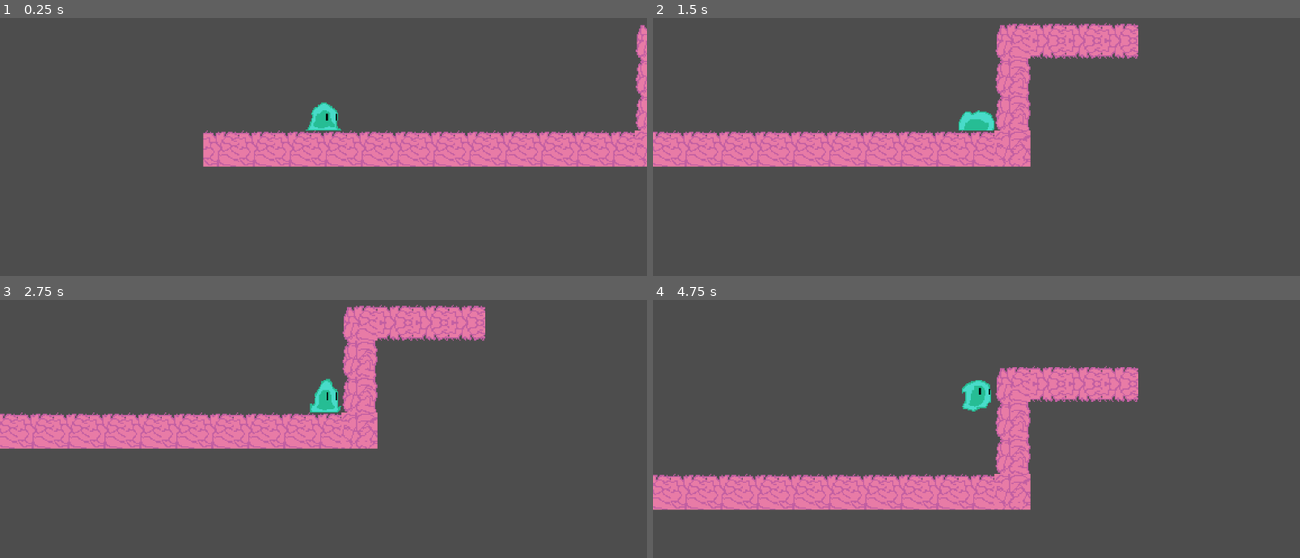
Above: before the commit, frames 1-4 (two rows, left to right).
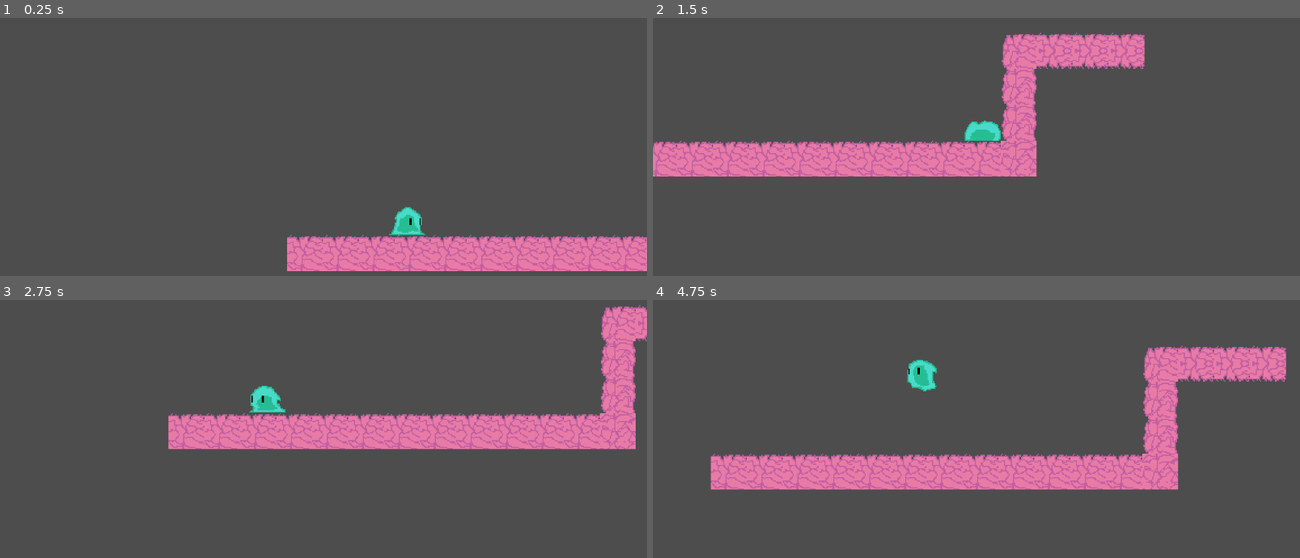
Above: after the commit, the same moments.

Repository: HeyItsEquin/Platformer
Game: Godot game, scene res://Game.tscn
Same seed, same stepped clock (60 frames per second), same inputs: the game is played once before the commit and once after it.
Inputs:
- Up to frame 1 (0.25 s): no input
- Up to frame 2 (1.5 s): hold Ctrl (burrow) 0.53-1.28 s; hold D (move_right) from 0.53 s (still down); tap W (move_up) at 0.77 s; tap Ctrl (burrow) at 1.35 s
- Up to frame 3 (2.75 s): tap W (move_up) at 1.52 s; release D (move_right) at 2.03 s; hold A (move_left) from 2.03 s (still down); hold Ctrl (burrow) from 2.03 s (still down)
- Up to frame 4 (4.75 s): release A (move_left) at 2.78 s; release Ctrl (burrow) at 2.78 s; hold D (move_right) 2.78-4.28 s; tap Ctrl (burrow) at 2.85, 4.35 s; tap W (move_up) at 3.02, 3.77, 4.52 s; hold Ctrl (burrow) 3.53-4.28 s; hold A (move_left) from 4.28 s (still down)

The runs differ from the first frame. In frame 1, 18% of the frame differs, in the area x 31-100%, y 2-99%; in frame 2, 10%; in frame 3, 18%; in frame 4, 22%, in the area x 0-98%, y 17-82%.

Commit message:
I forgor

Diff:
--- a/Game.tscn
+++ b/Game.tscn
@@ -68,3 +68,4 @@
 zoom = Vector2(2, 2)
 script = ExtResource("3_u44n3")
 follow_target = NodePath("../Player")
+follow_speed = 7.0
--- a/main_camera.gd
+++ b/main_camera.gd
@@ -1,10 +1,11 @@
 extends Camera2D
 
 @export var follow_target: Node2D
+@export var follow_speed: float = 8.0
 
 func _ready() -> void:
 	assert(follow_target)
 
-func _process(delta: float) -> void:
-	position.x = follow_target.position.x
-	position.y = follow_target.position.y
+func _physics_process(delta: float) -> void:
+	position.x = lerp(position.x, follow_target.position.x, follow_speed * delta)
+	position.y = lerp(position.y, follow_target.position.y, follow_speed * delta)
--- a/player.gd
+++ b/player.gd
@@ -68,7 +68,7 @@
 				jump_state = JumpState.NONE
 		JumpState.NONE:
 			if velocity.x != 0:
-				$PlayerSprite.play("moving");
+				$PlayerSprite.play("moving")
 			else:
 				if is_burrowed:
 					$PlayerSprite.play("in_burrow")
@@ -89,8 +89,11 @@
 	if Input.is_action_just_released("move_up"):
 		jump_cut()
 
-	if Input.is_action_just_pressed("burrow"):
-		burrow()
+	if Input.is_action_pressed("burrow"):
+		enter_burrow()
+
+	if Input.is_action_just_released("burrow"):
+		exit_burrow()
 
 func jump() -> void:
 	if is_on_floor():
@@ -103,16 +106,26 @@
 	if is_jumping and velocity.y < 0:
 		velocity.y *= jump_cut_multiplier
 
-func burrow() -> void:
-	if is_jumping:
+func enter_burrow() -> void:
+	if is_jumping or is_burrowed: # Can't burrow while jumping and if already burrowed do nothing
 		return
-	should_move = false
+
 	is_burrowing = true
 	$PlayerSprite.play("enter_burrow")
 	await $PlayerSprite.animation_finished
 	is_burrowing = false
 	is_burrowed = true
-	should_move = true
+
+func exit_burrow() -> void:
+	print("exit_burrow() called")
+
+	is_burrowing = true
+	$PlayerSprite.play_backwards("enter_burrow")
+	await $PlayerSprite.animation_finished
+	is_burrowing = false
+	is_burrowed = false
+
+	print(is_burrowed)
 
 func move(dir: MoveDir) -> void:
 	if dir == MoveDir.RIGHT and should_move:
